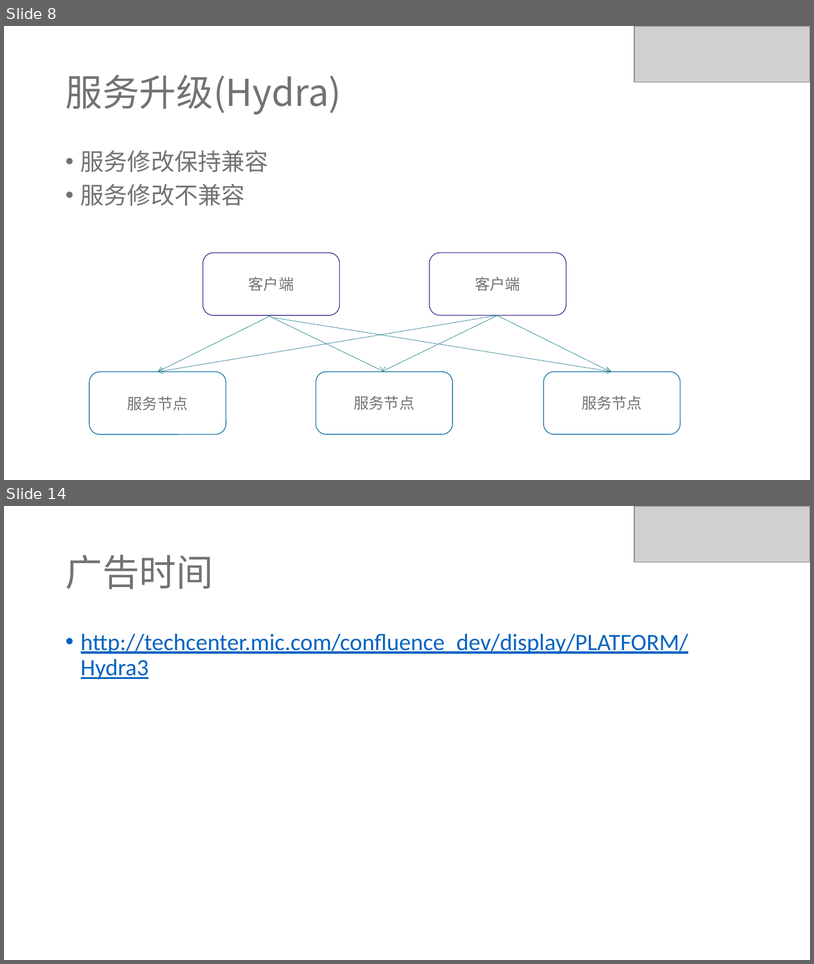
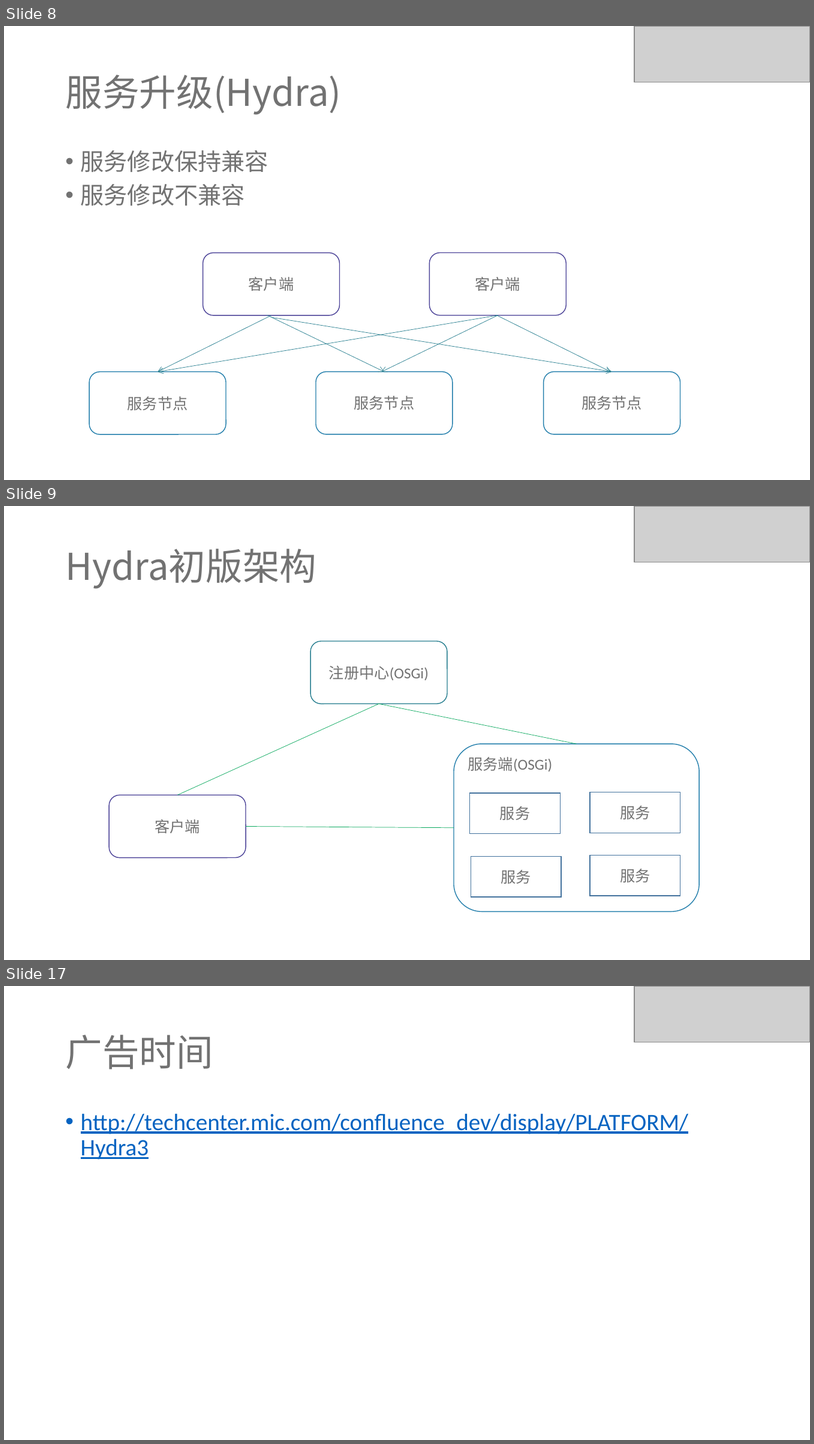
Before and after one commit to ivaneye/ivaneye.github.com, a slide deck: source/ppt/work/焦点服务化框架Hydra的演变-王一帆.pptx. Shown one above the other, each under a label of ours: slides 8 and 14 before the commit, slides 8, 9 and 17 after it; the slides between them are not shown. The pictures are 814x964 and 814x1444 pixels, drawn with LibreOffice and Linux fonts; fonts in the diff are those of the drawing; grey boxes stand for pictures. Boxes give left, top, right and bottom in pixels: in the first picture for what was removed or moved away, otherwise in the second. Text is boxed around its words. In the diff, an @@ line names an element or a change of style, - is before the commit and + after.

```diff
--- a/source/ppt/work/焦点服务化框架Hydra的演变-王一帆.pptx
+++ b/source/ppt/work/焦点服务化框架Hydra的演变-王一帆.pptx
@@ slide 9 added at (4, 506, 810, 960), background #FFFFFF @@
@@ picture added at (635, 506, 810, 562) @@
@@ text added at (66, 549, 317, 589), 44 pt, text #727272 @@
+Hydra初版架构
@@ rounded rectangle added at (311, 641, 447, 703), outline #287F90 1 pt, 18 pt, text #727272 @@
+注册中心(OSGi)
@@ line added from (177, 795) to (379, 704), #0BA95F 0.5 pt @@
@@ line added from (379, 704) to (577, 744), #0BA95F 0.5 pt @@
@@ rounded rectangle added at (454, 744, 699, 912), outline #247FAC 1 pt, 18 pt, text #727272 @@
+服务端(OSGi)
@@ rectangle added at (470, 793, 561, 833), outline #43739E 1 pt, 18 pt, text #727272 @@
+服务
@@ rectangle added at (590, 792, 680, 832), outline #43739E 1 pt, 18 pt, text #727272 @@
+服务
@@ rounded rectangle added at (109, 795, 246, 858), outline #4C4398 1 pt, 18 pt, text #727272 @@
+客户端
@@ line added from (246, 826) to (454, 828), #0BA95F 0.5 pt @@
@@ rectangle added at (471, 856, 561, 897), outline #43739E 1 pt, 18 pt, text #727272 @@
+服务
@@ rectangle added at (590, 855, 680, 895), outline #43739E 1 pt, 18 pt, text #727272 @@
+服务
@@ what was slide 14 is now slide 17 @@
```
Also in this commit, not shown: 1 slide changed, 6 other slides added, 4 slides removed, 3 other files.
